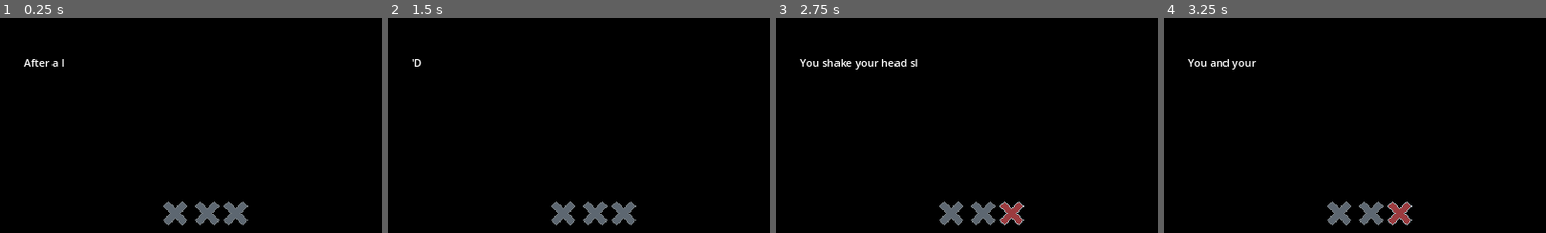
Above: before the commit, frames 1-4 (left to right).
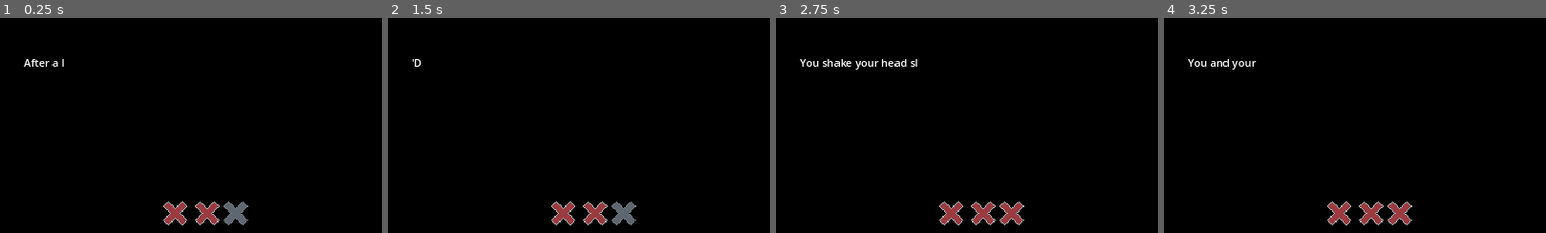
Above: after the commit, the same moments.

Repository: maxkompch/Fishing4Future
Game: Godot game, scene res://414. Day End/Scene/day_end.tscn
Same seed, same stepped clock (60 frames per second), same inputs: the game is played once before the commit and once after it. This scene is started directly instead of the project's main scene. The engine's default icon, where the game draws it, is replaced by a stand-in: a white triangle on a blue panel in a dark square.
Inputs:
- Up to frame 1 (0.25 s): no input
- Up to frame 2 (1.5 s): tap Enter at 0.5 s; hold D (right) 0.53-1.28 s; tap E (action) at 0.6, 1.35 s; tap Space at 1.25 s; hold S (down) from 1.28 s (still down)
- Up to frame 3 (2.75 s): tap Enter at 2 s; release S (down) at 2.03 s; hold D (right) from 2.03 s (still down); tap E (action) at 2.1 s
- Up to frame 4 (3.25 s): tap Space at 2.75 s; release D (right) at 2.78 s; hold W (up) from 2.78 s (still down); tap E (action) at 2.85 s
The pictures show only the part of the screen within x 18-68%, y 34-84%; the shares and areas given below are measured in that part.

The runs differ from the first frame. In frame 1, 0.9% of the frame differs, in the area x 42-58%, y 85-97%; in frame 2, 0.9%; in frame 3, 0.9%; in frame 4, 0.9%.

Commit message:
repairing red strikes

Diff:
--- a/414. Day End/Scene/day_end.gd
+++ b/414. Day End/Scene/day_end.gd
@@ -57,13 +57,12 @@
 				if GameData.auto_deduction():
 					Dialog_text = yes_dialog
 				else:
-					if GameData.strike_counter < 3:
+					if GameData.strike_counter < 4 and GameData.strike_counter > 0:
 						Dialog_text = no_dialog
 						print(GameData.strike_counter)
-						red_strike[GameData.strike_counter-1].visible = true
-					else:
+						red_strike[GameData.strike_counter].visible = true
+					elif GameData.strike_counter < 4:
 						Dialog_text = strike_dialog
-						red_strike
 
 				Anzahl_an_Dialog_text = Dialog_text.size()
 				Text.text = Dialog_text[0]
--- a/602. Global Variables/Scripts/GameData.gd
+++ b/602. Global Variables/Scripts/GameData.gd
@@ -121,7 +121,7 @@
 enum States {START, IDLE, END}
 var state: States = States.END
 
-var strike_counter = 0
+var strike_counter = 2
 
 func auto_deduction():
 	if state == States.END:
